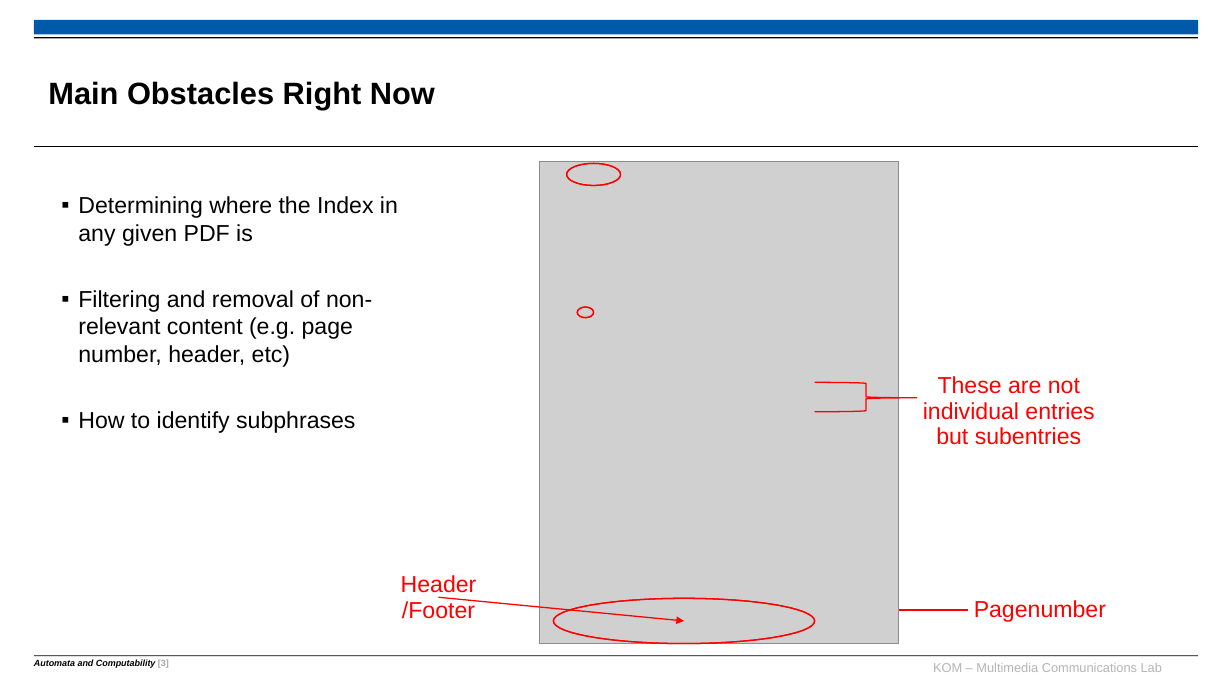
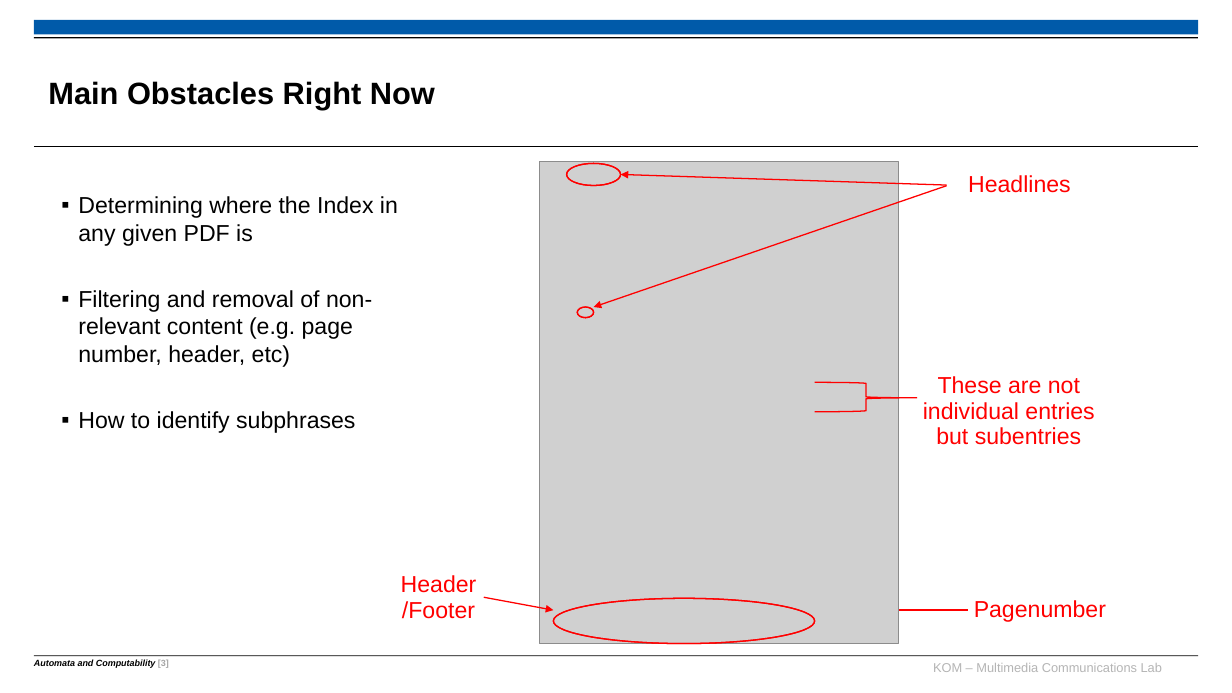
Before and after one commit to Magrena/IndexExtraction, a slide deck: slide 7 of Presentation/DesignWorkshop neu.pptx. Drawn at 1232x693 pixels with LibreOffice and Linux fonts; fonts in the diff are those of the drawing; grey boxes stand for pictures; background and template pictures are left out. Boxes give left, top, right and bottom in pixels: in the first picture for what was removed or moved away, otherwise in the second. Text is boxed around its words. In the diff, an @@ line names an element or a change of style, - is before the commit and + after.

```diff
--- a/Presentation/DesignWorkshop neu.pptx
+++ b/Presentation/DesignWorkshop neu.pptx
@@ arrow added from (946, 185) to (621, 175), #FF0000 1 pt @@
@@ text added at (968,175,1071,193), 18 pt, text #FF0000 @@
+Headlines
@@ arrow added from (946, 186) to (593, 307), #FF0000 1 pt @@
@@ arrow moved from (439, 597) - (684, 621) to (484, 597) - (554, 610) @@
```
Also in this commit, not shown: 2 other slides changed, 3 other files.
